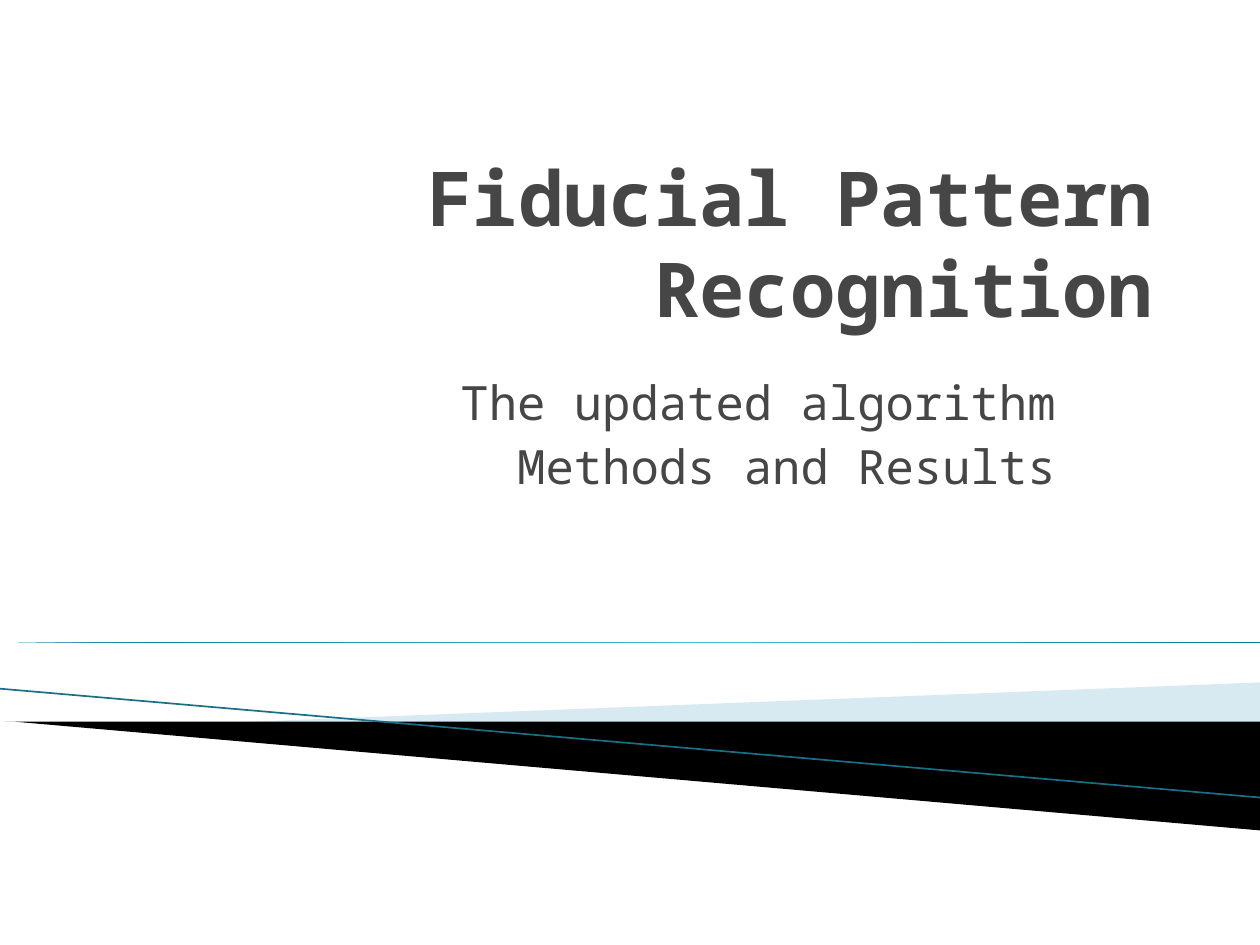
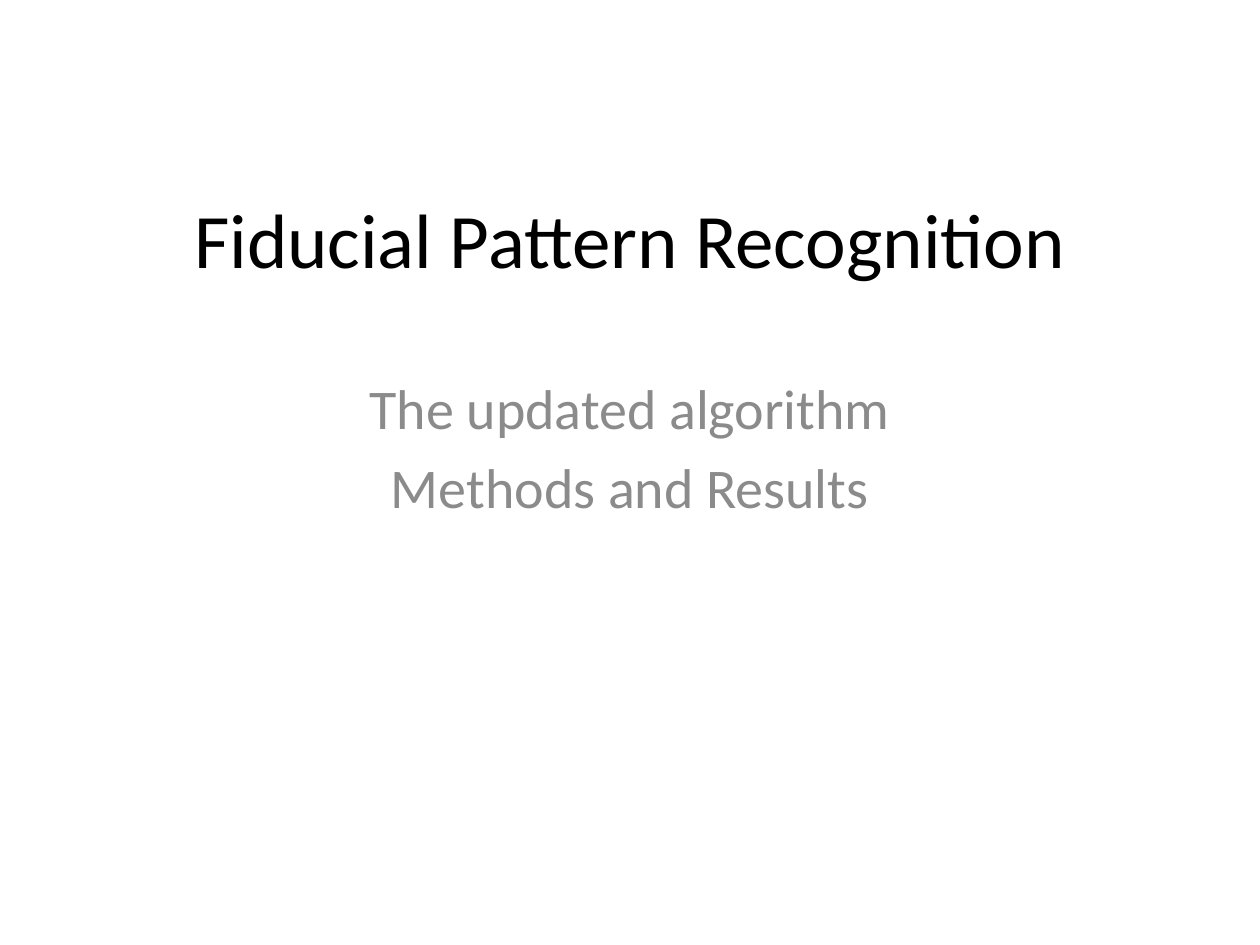
Before and after one commit to thewtex/Plus, a slide deck: slide 1 of PlusLib/docs/UsFidSegAlgo/Fiducial Pattern Recognition.pptx. Drawn at 1260x945 pixels with LibreOffice and Linux fonts; fonts in the diff are those of the drawing; background and template pictures are left out. Boxes give left, top, right and bottom in pixels: in the first picture for what was removed or moved away, otherwise in the second. Text is boxed around its words. In the diff, an @@ line names an element or a change of style, - is before the commit and + after.

```diff
--- a/PlusLib/docs/UsFidSegAlgo/Fiducial Pattern Recognition.pptx
+++ b/PlusLib/docs/UsFidSegAlgo/Fiducial Pattern Recognition.pptx
@@ title "Fiducial Pattern Recognition" at bbox=[194, 214, 1064, 282]: size 43.2 to 44 pt, font Noto Sans Mono to Calibri, text colour #464646 to #000000, bold off; alignment right to centre; vertical alignment bottom to middle @@
@@ subtitle "The updated algorithm" at bbox=[369, 390, 889, 509]: size 27 to 32 pt, font Noto Sans Mono to Calibri, text colour #464646 to #8C8C8C; alignment right to centre; more space between paragraphs @@
@@ right triangle removed at bbox=[0, 643, 1260, 643] @@
@@ line removed from (0, 689) to (1260, 798) @@
@@ freeform shape removed at bbox=[233, 683, 1260, 750] @@
@@ freeform shape removed at bbox=[5, 722, 1260, 830] @@
```
Also in this commit, not shown: 18 other slides changed.
